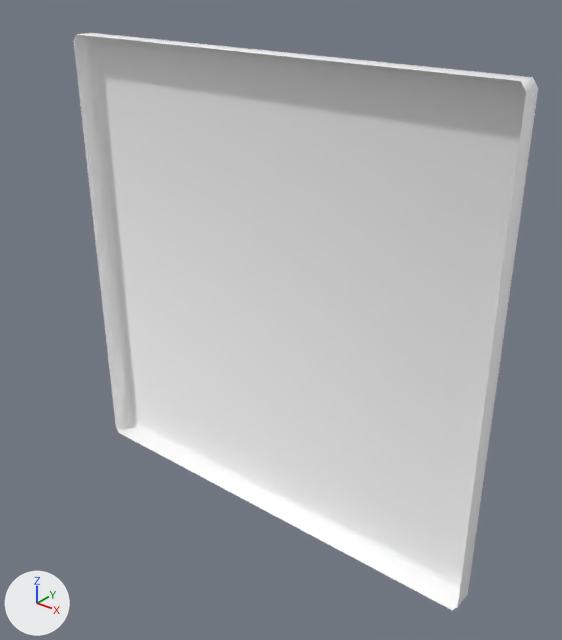
One commit to the Blender file Assets/BlenderModels/factory/wall/normal/wall_v2_extend.blend: the scene before it, then after it.
The view is the same before and after, from a 50 mm lens placed at (14.0, -16.1, 16.6), pointed at (0.5, 0.8, 6.2). Every picture has the same lights, and +X, +Y and +Z are marked at lower left.

Names of what the first picture shows: 'Wall_A_04'.
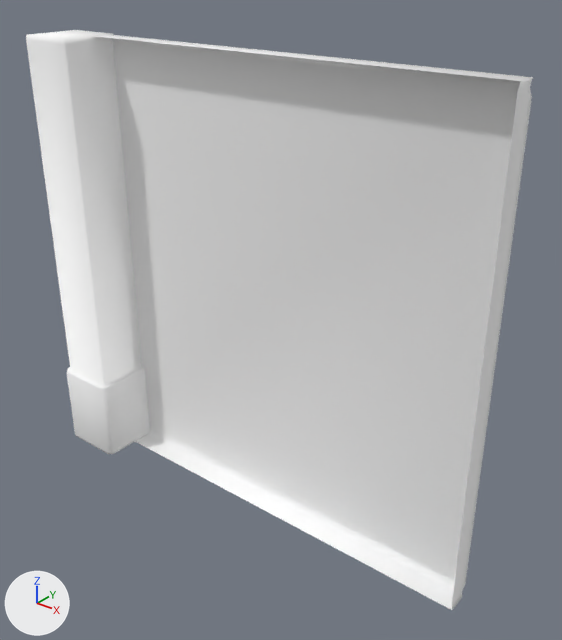
Where the change shows, as pixel boxes (x1, y1, x2, y2) in the pictures (562 x 640 px; the box of a moved part takes in the faces that stretch with it):
'Wall_A_04', reshaped (6% narrower)
    before: (73, 33, 538, 610)
    after: (96, 34, 533, 610)
'Wall_A_Post_02', added
    after: (26, 30, 150, 454)
part 1 of me_untitled, moved or reshaped
    before: (73, 34, 526, 587)
    after: (116, 58, 519, 584)
part 2 of me_untitled, moved or reshaped
    before: (453, 78, 538, 610)
    after: (452, 78, 533, 610)

What changed in the scene script:
```text
Add mat_atlas_1__atlas_1_bnrm:
    mat_atlas_1__atlas_1_bnrm = diffuse_material('Atlas_1__Atlas_1_BNrm')
    mat_atlas_1__atlas_1_bnrm.base_color = (1.0, 1.0, 1.0)  # white #ffffff
Change me_untitled:
    where me_untitled.from_pydata(...)  # 24 vertices, 17 faces; spans x -7.5..7.5, y 0.2..1.0, z -1.0..14.0
    used by ob_wall_a_04; location = (0.0, 0.0, 0.0)
    before: 4 (-7.5, 0.9, 13.8) at pixel (89, 39), 8 (-7.5, 0.9, -0.8) at pixel (128, 419), 21 (-7.4, 1.0, 13.6) at pixel (95, 46), 22 (-7.4, 1.0, -0.6) at pixel (132, 415)
    before: 12 (7.5, 0.9, 13.8) at pixel (538, 88), 13 (7.5, 0.2, 13.8) at pixel (526, 92), 16 (7.5, 0.2, -0.8) at pixel (457, 607), 17 (7.5, 0.9, -0.8) at pixel (467, 594)
    me_untitled part 1
    add for i in [4, 8, 21, 22]: me_untitled.vertices[i].co += Vector((0.2, 0.0, 0.0))
    me_untitled part 2
    add for i in [12, 13, 16, 17]: me_untitled.vertices[i].co += Vector((-0.2, 0.0, 0.0))
Add me_untitled_001:
    me_untitled_001.from_pydata(...)  # 57 vertices, 44 faces, 2 loose edges; spans x -8.6..-6.4, y -1.0..1.3, z -1.0..14.0
    me_untitled_001.materials.append(mat_atlas_1__atlas_1_bnrm)  # its picture is missing
Add ob_wall_a_post_02:
    ob_wall_a_post_02 = bpy.data.objects.new('Wall_A_Post_02', me_untitled_001)
    ob_wall_a_post_02.location = (0.0, 0.0, 0.0)
```
